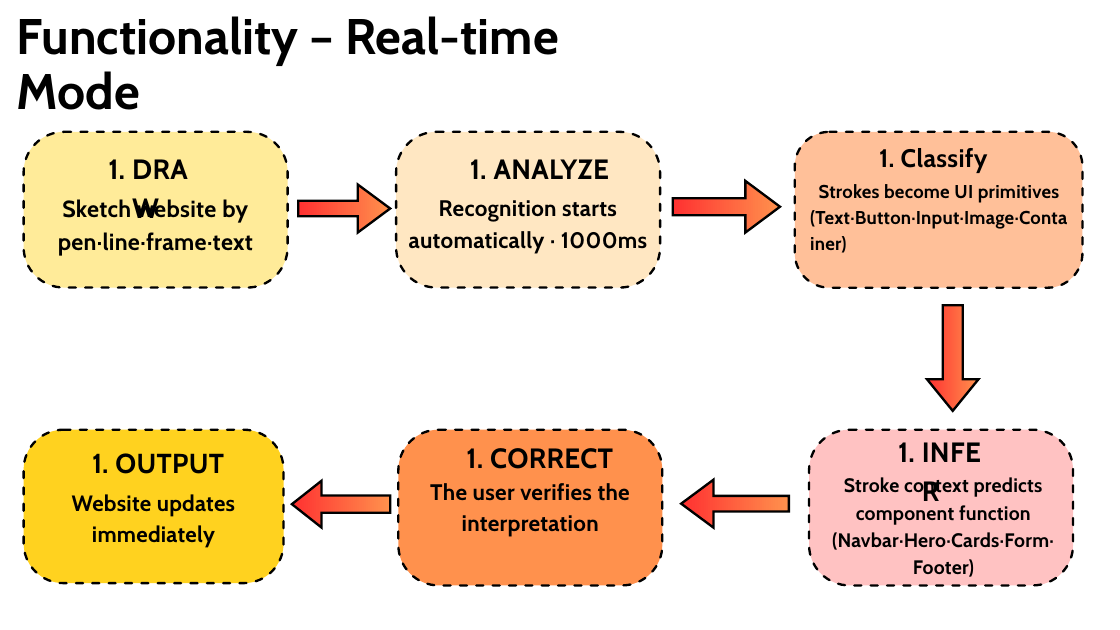
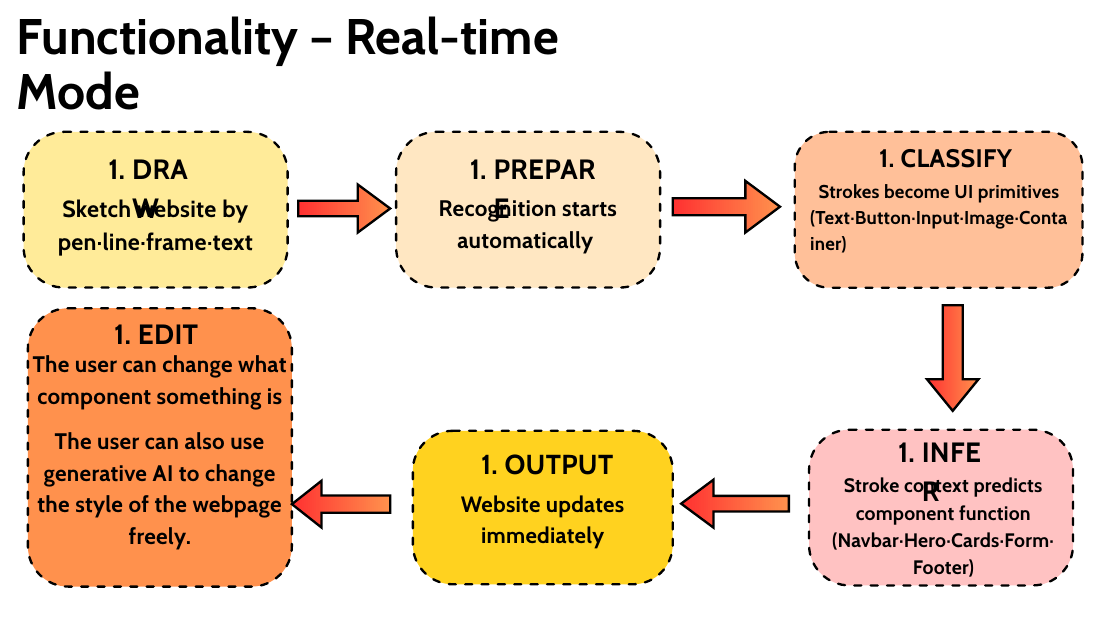
Before and after one commit to brianchen3388/HHCC-Chef-Bagels, a slide deck: slide 6 of comp_material/HHCC 26 Presentation.pptx. Drawn at 1120x630 pixels with LibreOffice and Linux fonts; fonts in the diff are those of the drawing. Boxes give left, top, right and bottom in pixels: in the first picture for what was removed or moved away, otherwise in the second. Text is boxed around its words. In the diff, an @@ line names an element or a change of style, - is before the commit and + after.

```diff
--- a/comp_material/HHCC 26 Presentation.pptx
+++ b/comp_material/HHCC 26 Presentation.pptx
@@ text at bbox=[901, 149, 1012, 168]: text changed @@
-  1. Classify
+  1. CLASSIFY
@@ text at bbox=[494, 159, 610, 179]: text changed @@
-  1. ANALYZE
+  1. PREPARE
@@ text at bbox=[439, 198, 617, 254]: text changed @@
-Recognition starts automatically · 1000ms
+Recognition starts automatically
@@ freeform shape: place and size @@
-freeform shape at bbox=[398, 430, 662, 585]
+freeform shape at bbox=[28, 308, 292, 586]
@@ text added at bbox=[138, 324, 198, 344], 35.9 pt, text #000000, bold @@
+  1. EDIT
@@ text at bbox=[33, 355, 286, 409]: text changed @@
-The user verifies the interpretation
+The user can change what component something is
@@ text added at bbox=[37, 432, 282, 550], 29 pt, text #000000, bold @@
+The user can also use generative AI to change the style of the webpage freely.
@@ 2 texts, 1 freeform shape: place and size @@
-2 texts, 1 freeform shape at bbox=[24, 430, 283, 583]
+2 texts, 1 freeform shape at bbox=[413, 431, 673, 584]
@@ text removed at bbox=[490, 448, 613, 469] @@
-  1. CORRECT
```
Also in this commit, not shown: 8 other slides changed, 1 slide added, 1 slide removed.
